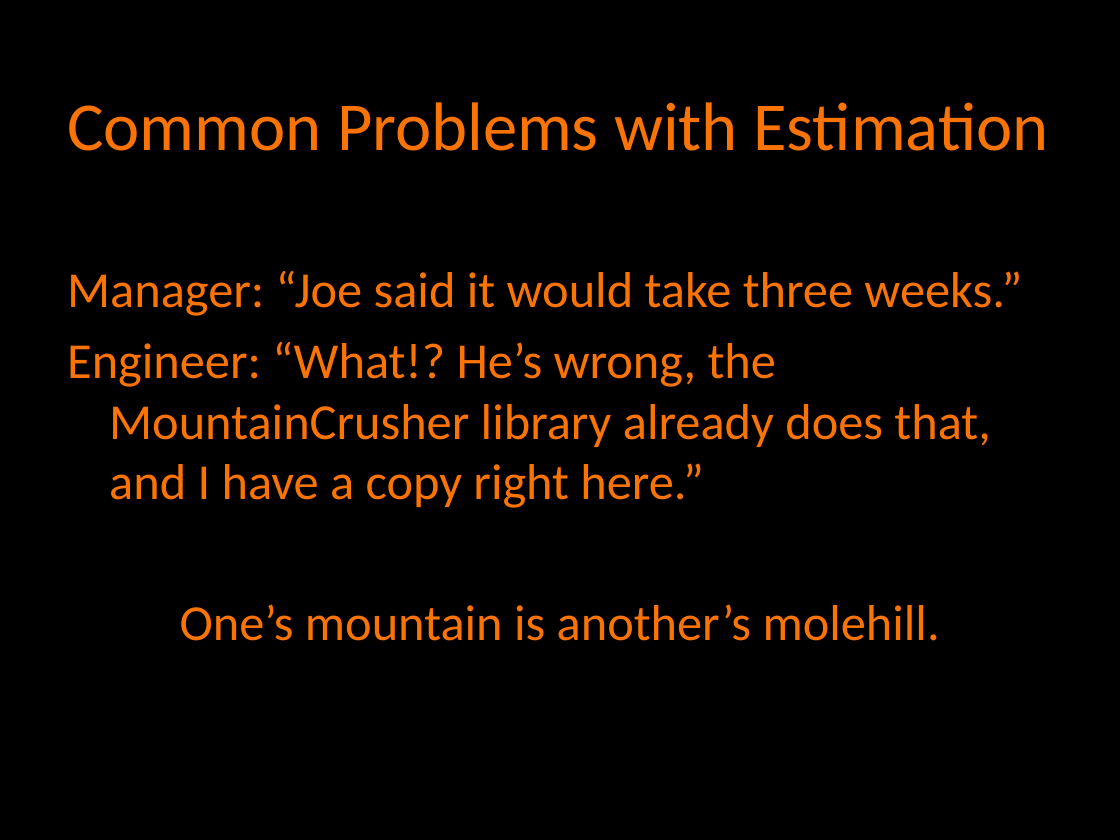
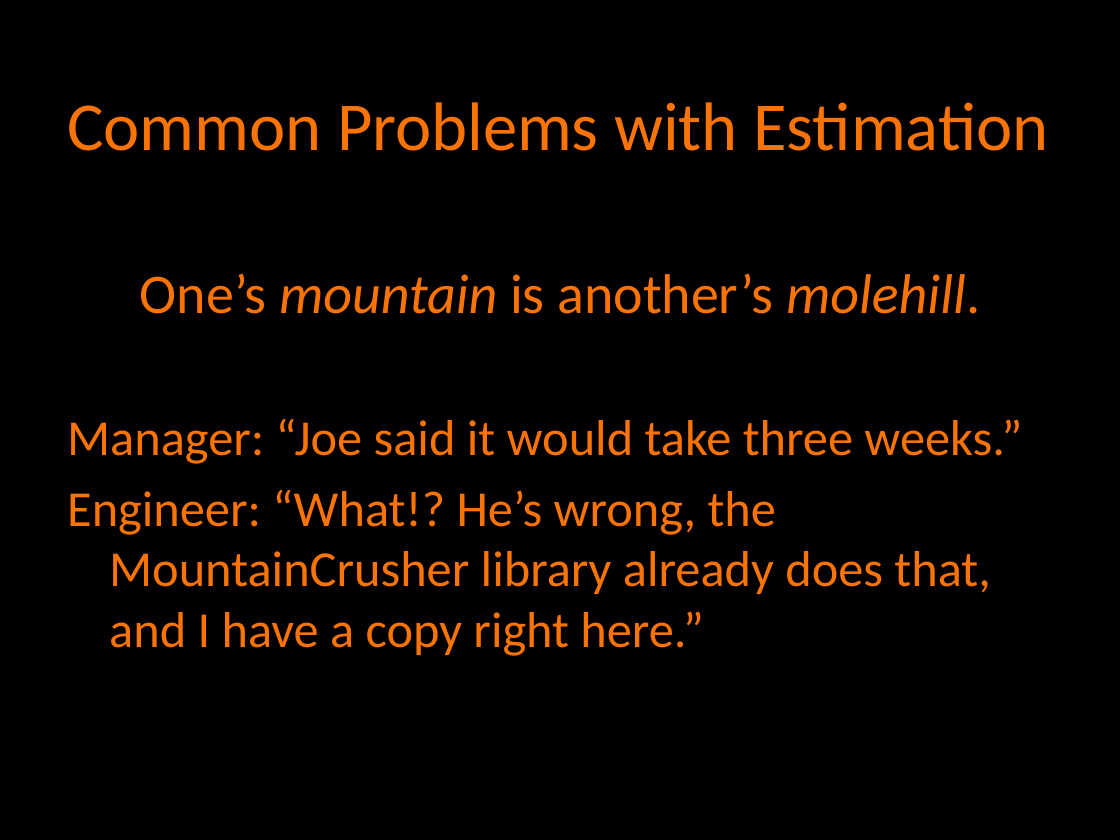
Before and after one commit to agilefire/November2010, a slide deck: slide 6 of Agile Firestarter Autumn 2010 Agile Estimation.pptx (slide 4 before the commit). Drawn at 1120x840 pixels with LibreOffice and Linux fonts; fonts in the diff are those of the drawing. Boxes give left, top, right and bottom in pixels: in the first picture for what was removed or moved away, otherwise in the second. Text is boxed around its words. In the diff, an @@ line names an element or a change of style, - is before the commit and + after.

Commit message:
Updated the estimation deck.

```diff
--- a/Agile Firestarter Autumn 2010 Agile Estimation.pptx
+++ b/Agile Firestarter Autumn 2010 Agile Estimation.pptx
@@ text at (x1=140, y1=273, x2=980, y2=314): paragraph added @@
+One’s mountain is another’s molehill.
@@ text at (x1=180, y1=604, x2=940, y2=641): paragraph removed @@
-One’s mountain is another’s molehill.
```
Also in this commit, not shown: 12 other slides changed, 3 slides added, 1 slide removed.
